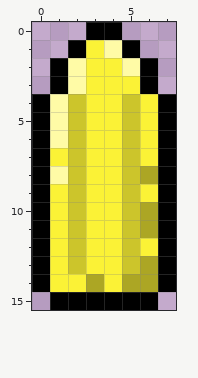
A pixel-art file gets an edit: Spelprojekt2/Content/bullet.aseprite. The picture above was drawn from the file before the commit.
8x16 pixels, 1 frame.
The same view after the edit:
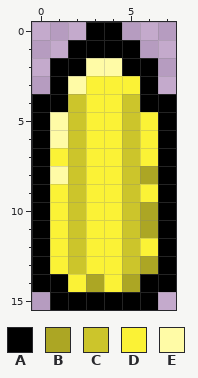
Palette (. is transparent): A #000000  B #aca624  C #ccc52b  D #fbf236  E #fffba6
Change:
y 1: x 3..4 DE -> AA
y 2: x 2..5 EDDE -> AEEA
y 4: x 1 E -> A; x 6 D -> A
y 14: x 1 D -> A; x 6 B -> A
Where, in picture pixels (left, top, right, bottom), the same in both pictures:
changed: (50, 40, 158, 112)
changed: (50, 274, 68, 292)
changed: (140, 274, 158, 292)
